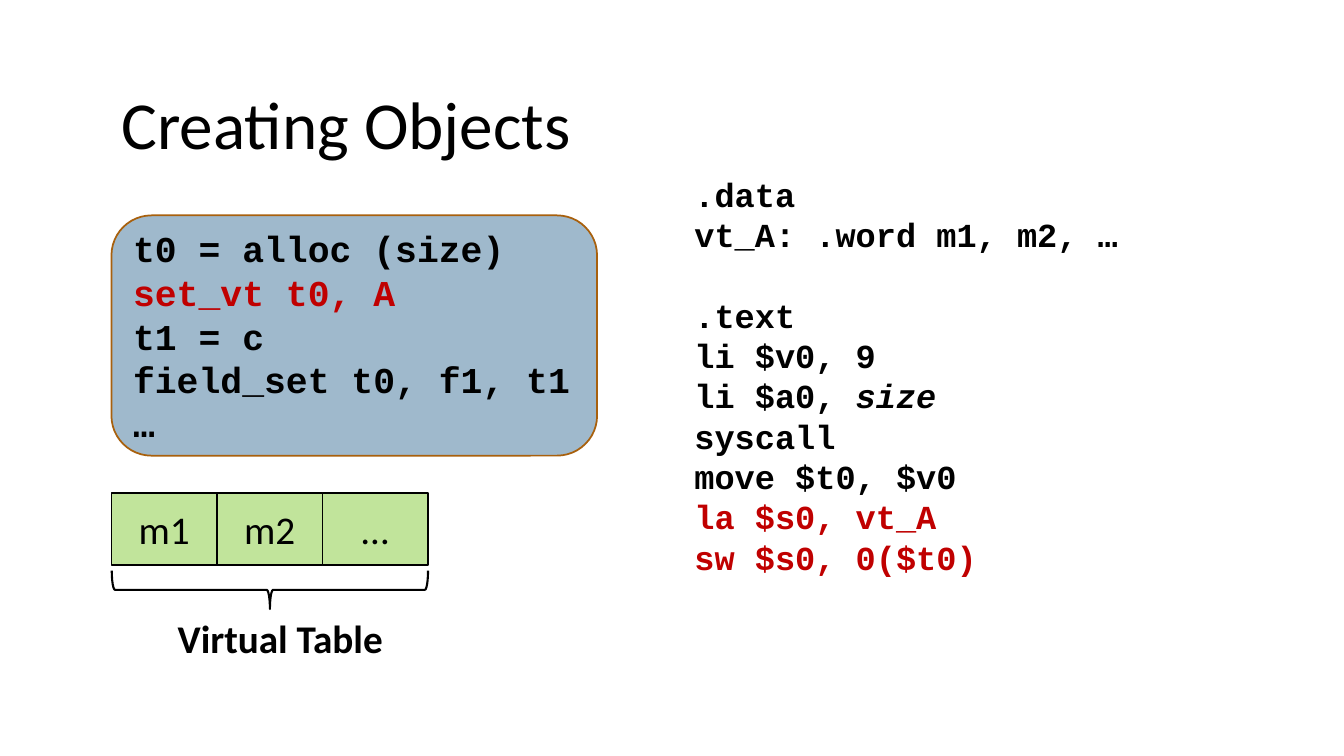
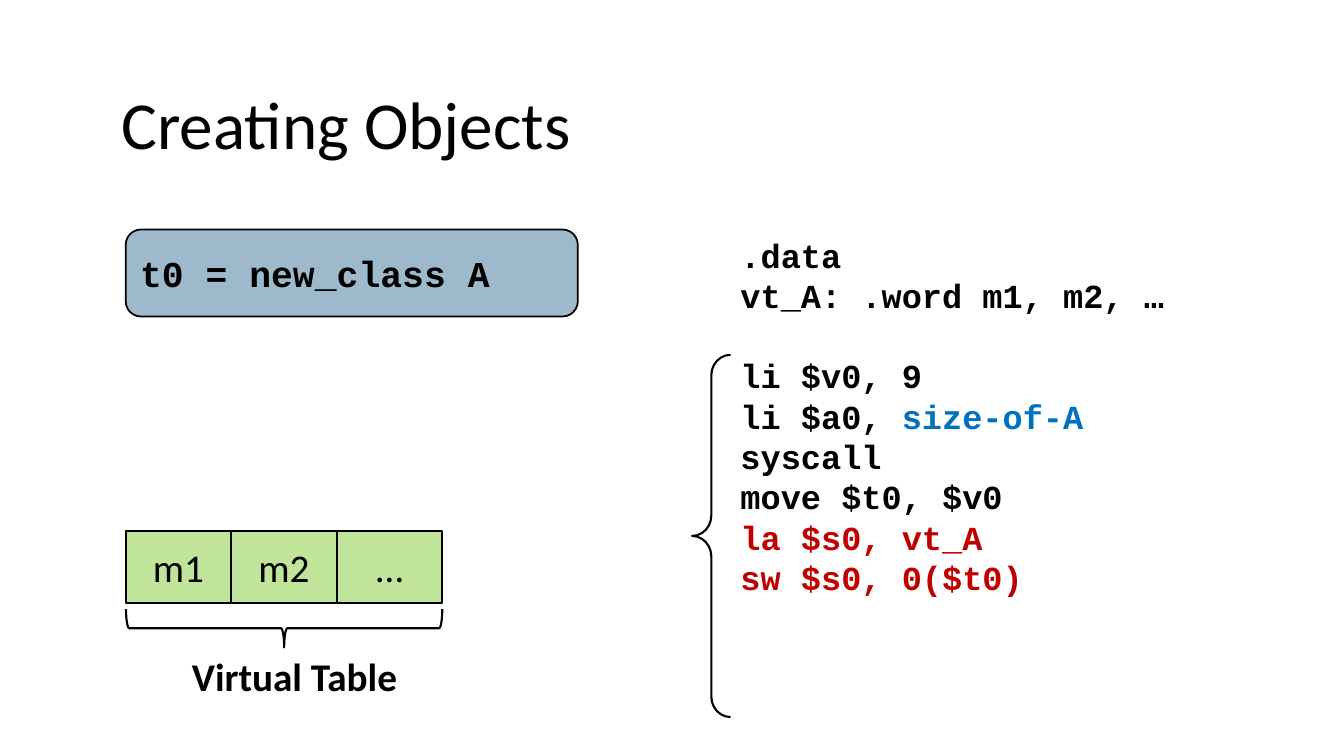
Before and after one commit to nivshani/compilation, a slide deck: slide 86 of slides/codegen.pptx (slide 85 before the commit). Drawn at 1344x756 pixels with LibreOffice and Linux fonts; fonts in the diff are those of the drawing. Boxes give left, top, right and bottom in pixels: in the first picture for what was removed or moved away, otherwise in the second. Text is boxed around its words. In the diff, an @@ line names an element or a change of style, - is before the commit and + after.

```diff
--- a/slides/codegen.pptx
+++ b/slides/codegen.pptx
@@ rounded rectangle removed at [112, 216, 598, 456] @@
-t0 = alloc (size)
-set_vt t0, A
-t1 = c
-field_set t0, f1, t1
-…
@@ rounded rectangle added at [126, 230, 579, 317], fill #40749B at 50% opacity, outline #000000 1.25 pt, 26 pt, text #000000, bold @@
+t0 = new_class A
@@ text ".data": place and size @@
-text ".data" at [694, 182, 1078, 577]
+text ".data" at [740, 243, 1124, 597]
@@ text at [694, 305, 795, 329]: paragraph removed @@
-.text
@@ left brace added at [693, 355, 731, 717], outline #000000 1.5 pt @@
@@ text at [740, 404, 1084, 435]: text changed; text colour #000000 to #0070C0 @@
-li $a0, size
+li $a0, size-of-A
@@ 3 rectangles, 1 text, 1 left brace: place and size @@
-3 rectangles, 1 text, 1 left brace at [112, 493, 429, 654]
+3 rectangles, 1 text, 1 left brace at [126, 531, 443, 692]
```
Also in this commit, not shown: 17 other slides changed, 5 slides added, 1 other file.
